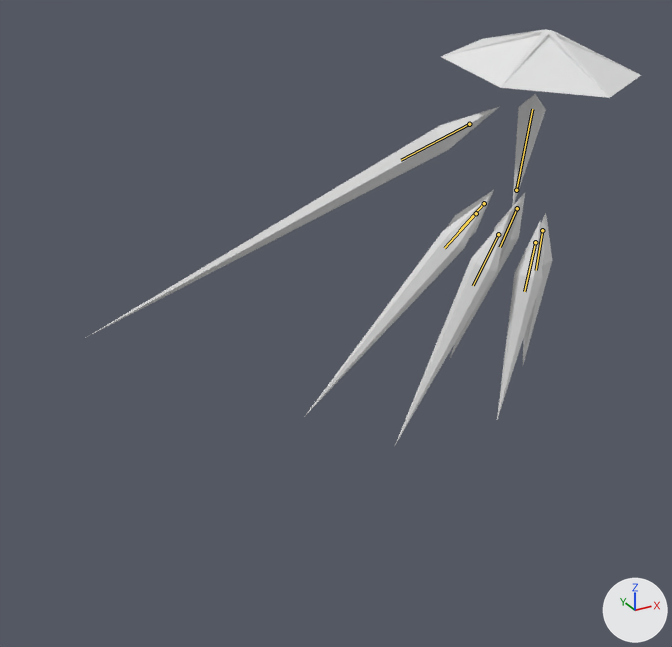
What one commit did to the glTF model glb_imports/Clarity.glb.
Both versions are drawn from a camera (50 mm lens) standing at (-42.6, -50.7, 22.5) and looking at (-11.5, 5.9, -5.8). The lights are fixed; the arrows at lower right show +X, +Y and +Z. The older version comes first. Both versions are drawn at frame 67 of the action 'FlickSlice'; the numbers are the values there. The bones that change, and the others that lie on the model, are drawn over the model as lines.

Objects in the first picture: 'Arm', 'BackRight', 'Center', 'FrontLeft', 'FrontRight', 'Hat', 'MiddleLeft', 'MiddleRight' and 1 more.
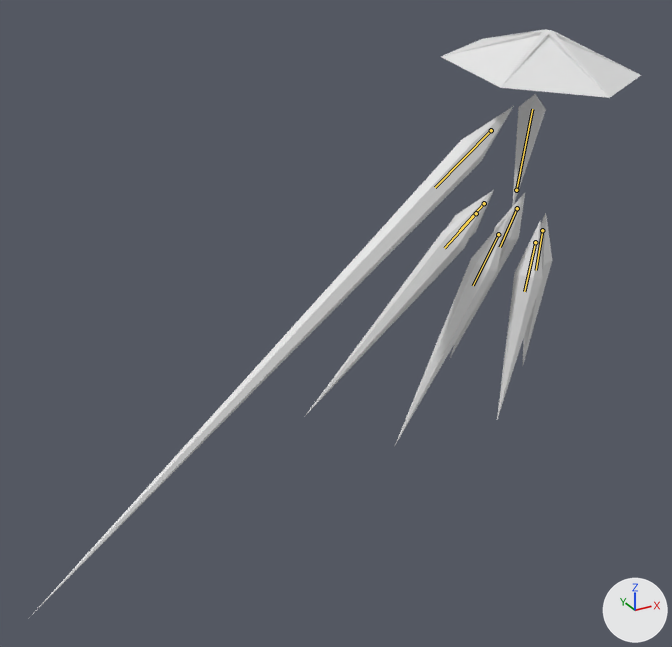
The change in detail:
Bone 'Arm' (bone_arm) moves from (-0.57, -0.45, -2.68) to (0.0, 0.0, 0.0).
Bone 'Arm' (bone_arm) turns from (-54, 29, -8) to (1, 1, 5) degrees about its own x, y and z.

Boxes [x1, y1, x2, y2] around the edits, measured in the pictures (672 x 647 px):
'Arm', posed (18% wider, 123% taller): before [89, 107, 499, 336]; after [28, 106, 514, 619]
bone 'Arm', root to tip: before (469, 124) to (401, 160); after (491, 130) to (435, 187)
